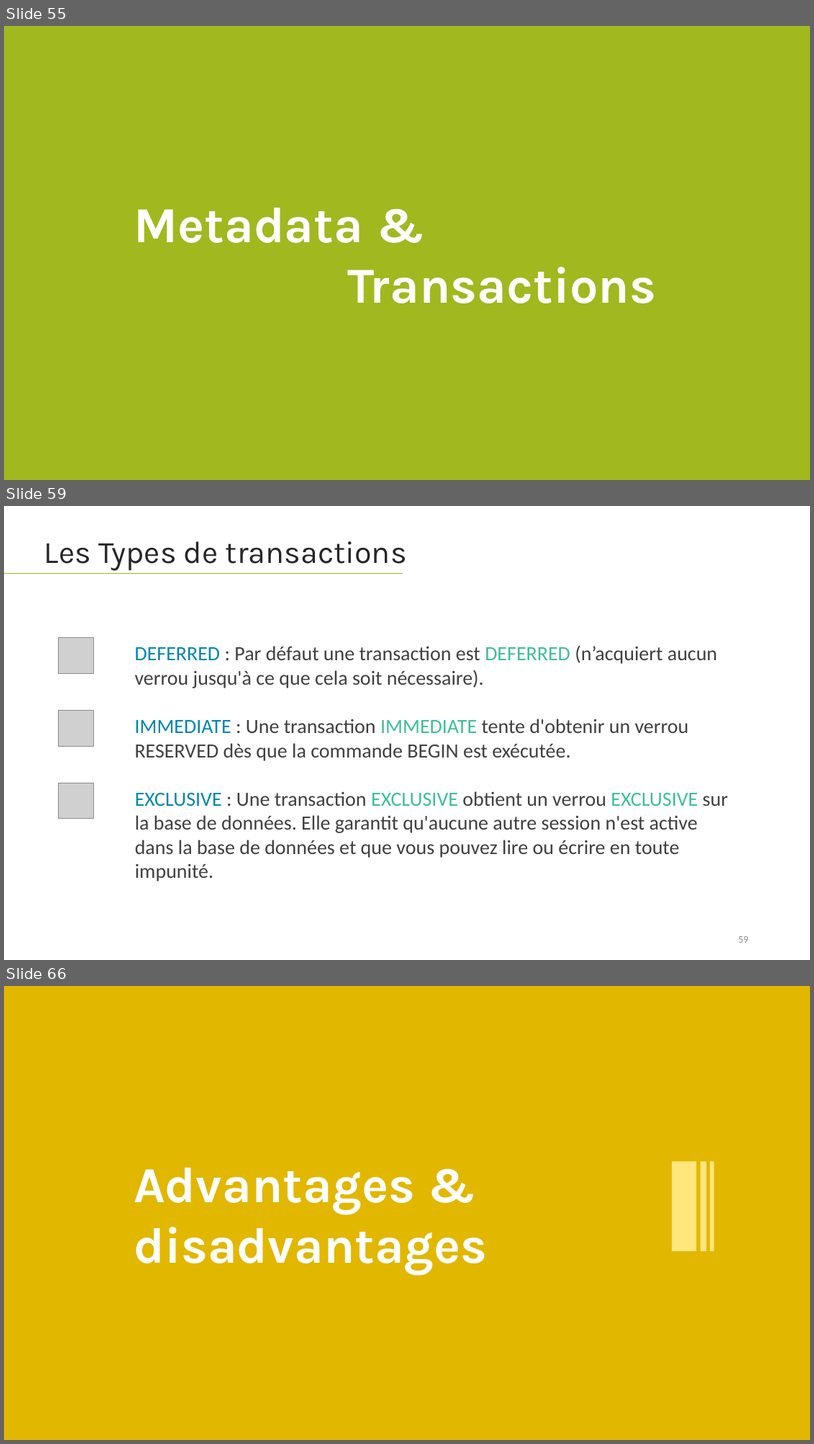
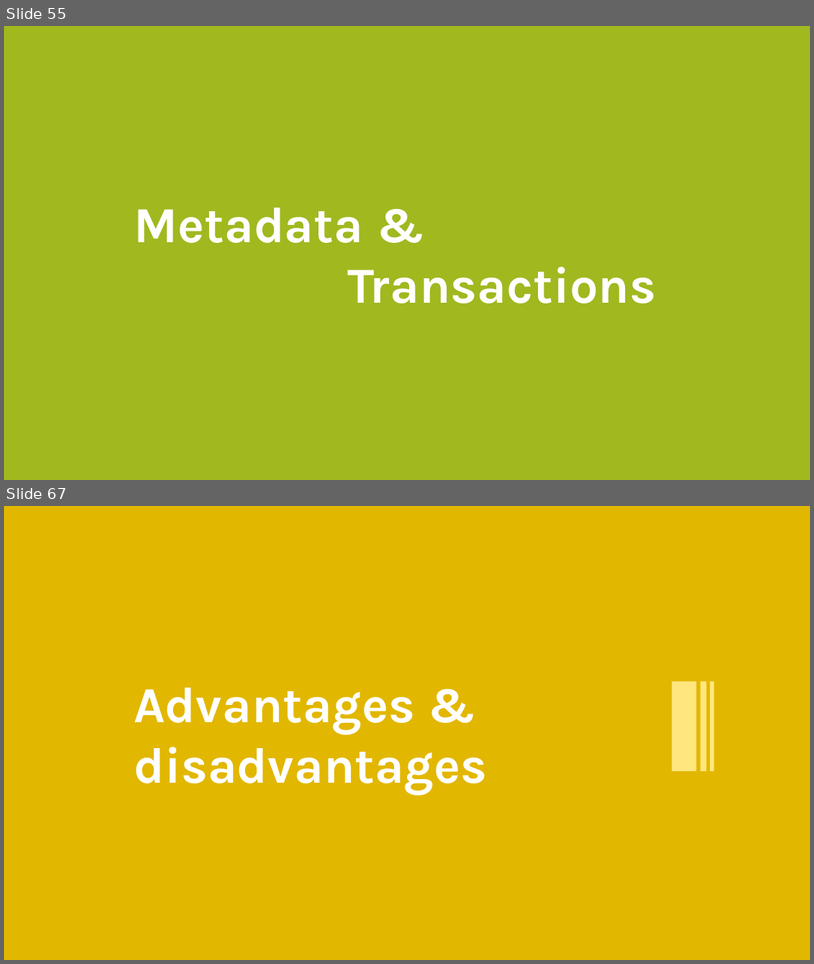
Before and after one commit to lahcenrahlaoui/Wingardium_Leviosaaaa, a slide deck: Presentation-projet-SQLite (1) - Copy.pptx. Shown one above the other, each under a label of ours: slides 55, 59 and 66 before the commit, slides 55 and 67 after it; the slides between them are not shown. The pictures are 814x1444 and 814x964 pixels, drawn with LibreOffice and Linux fonts; fonts in the diff are those of the drawing; grey boxes stand for pictures. Boxes give left, top, right and bottom in pixels: in the first picture for what was removed or moved away, otherwise in the second. Text is boxed around its words. In the diff, an @@ line names an element or a change of style, - is before the commit and + after.

```diff
--- a/Presentation-projet-SQLite (1) - Copy.pptx
+++ b/Presentation-projet-SQLite (1) - Copy.pptx
@@ slide 59 removed at bbox=[4, 506, 810, 960], background #FFFFFF @@
@@ text removed at bbox=[44, 541, 407, 571] @@
-Les Types de transactions
@@ line removed from (4, 574) to (404, 574) @@
@@ picture removed at bbox=[58, 638, 93, 674] @@
@@ text removed at bbox=[135, 646, 718, 688] @@
-DEFERRED : Par défaut une transaction est DEFERRED (n’acquiert aucun verrou jusqu'à ce que cela soit nécessaire).
@@ picture removed at bbox=[58, 710, 93, 746] @@
@@ text removed at bbox=[135, 718, 689, 761] @@
-IMMEDIATE : Une transaction IMMEDIATE tente d'obtenir un verrou RESERVED dès que la commande BEGIN est exécutée.
@@ picture removed at bbox=[58, 782, 93, 818] @@
@@ text removed at bbox=[135, 791, 728, 881] @@
-EXCLUSIVE : Une transaction EXCLUSIVE obtient un verrou EXCLUSIVE sur la base de données. Elle garantit qu'aucune autre session n'est active dans la base de données et que vous pouvez lire ou écrire en toute impunité.
@@ page number removed at bbox=[738, 936, 748, 942] @@
-59
@@ what was slide 66 is now slide 67 @@
```
Also in this commit, not shown: 7 slides changed, 6 slides added, 4 other slides removed.
